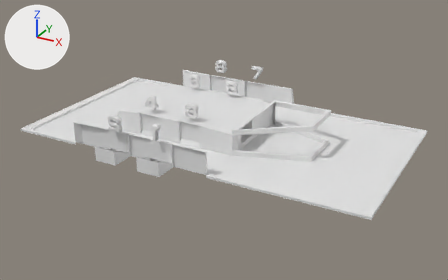
What one commit did to the COLLADA model super-michael-ball/Assets/models/lobby.dae.
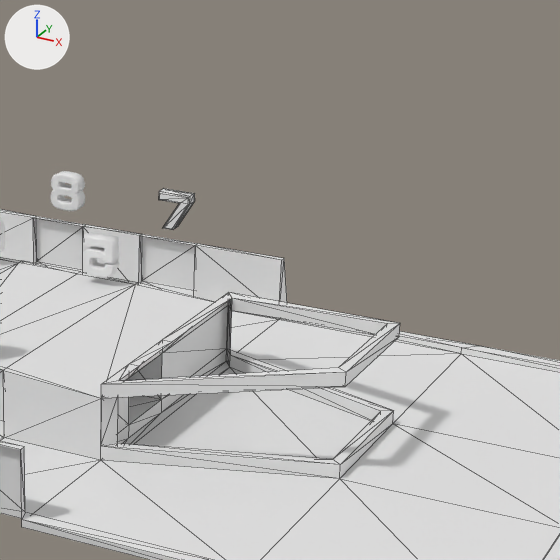
Old and new are each drawn whole from a 50 mm lens placed at (5.64, -22.03, 10.62), pointed at (-6.14, -0.59, -0.09) and again close up on the part from 44% to 86% of the width and 1% to 67% of the height. Every picture has the same lights, and +X, +Y and +Z are marked at upper left. The close-ups show mesh edges as thin lines. Vertices at the same position are counted once.

In view in the first close-up: 'door7', 'door8', 'doorText5', 'doorText7', 'doorText8', 'lobby'.
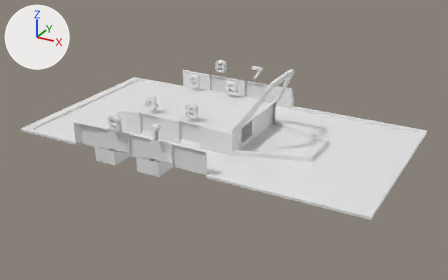
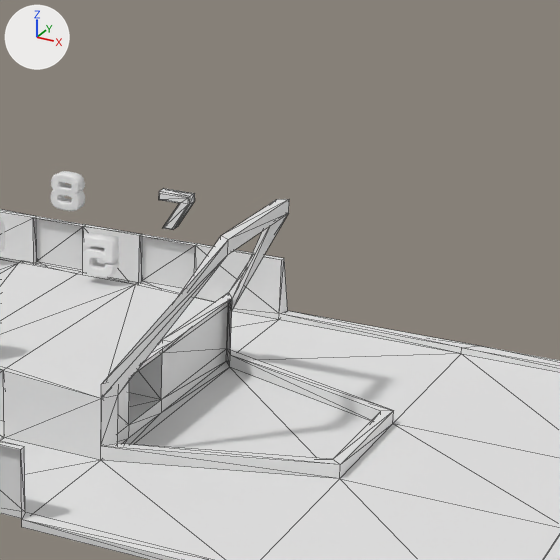
Patch to the scene script:
```diff
--- a/super-michael-ball/Assets/models/lobby.dae.py
+++ b/super-michael-ball/Assets/models/lobby.dae.py
@@ me_plane @@
 me_plane.from_pydata(...)  # 210 vertices, 382 faces; spans x -7.7..8.1, y -5.0..5.0, z -0.4..1.1
 # used by ob_lobby; location = (-6.72, -0.05, 0.41)
 # before: 148 (4.7, -1.0, 0.9) at pixel (345, 386), 149 (4.7, 1.0, 0.9) at pixel (399, 336), 150 (4.7, 1.0, 1.1) at pixel (400, 323), 151 (4.7, -1.0, 1.1) at pixel (346, 372), 152 (4.6, -0.9, 0.9)
 # before: 153 (4.6, 0.9, 0.9), 156 (4.6, 0.9, 1.1) at pixel (387, 323), 157 (4.6, -0.9, 1.1) at pixel (338, 367)
+# me_plane part 1
+for i in [*range(148, 154), 156, 157]: me_plane.vertices[i].co += Vector((-1.7, 0.0, 1.5))
 me_plane.materials.append(mat_lobby)
```

What differs and where, as boxes [x1, y1, x2, y2] in the close-ups (560 x 560 px; the box of a moved part takes in the faces that stretch with it):
'lobby', reshaped
    before: [0, 209, 560, 560]
    after: [0, 199, 560, 560]
part 1 of me_plane, moved or reshaped
    before: [101, 293, 400, 398]
    after: [101, 199, 289, 398]
